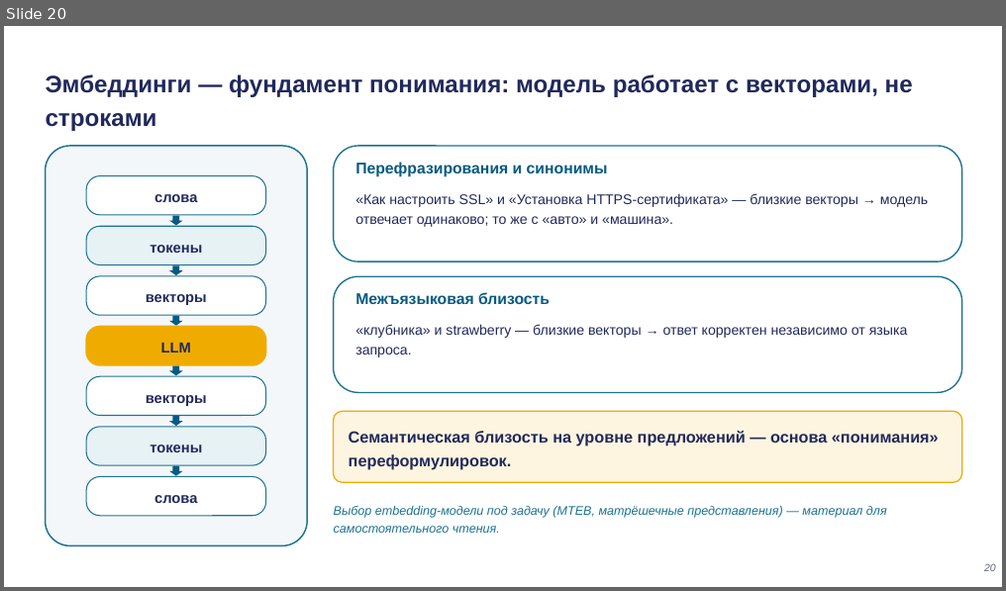
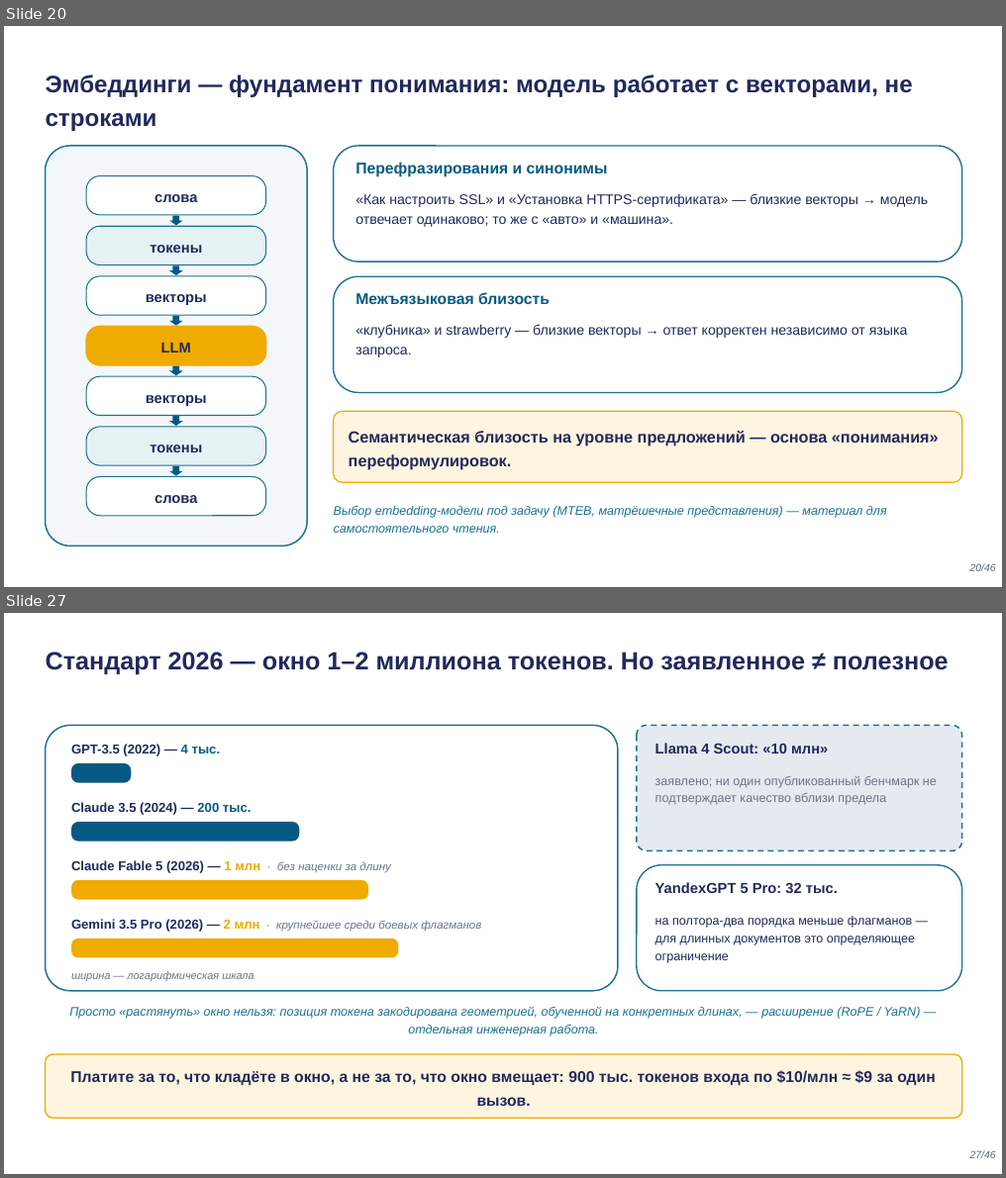
Before and after one commit to tellina-study/AI-usage-lessons, a slide deck: library/lectures/lec-02/rendered/lec-02.pptx. Shown one above the other, each under a label of ours: slide 20 before the commit, slides 20 and 27 after it; the slides between them are not shown. The pictures are 1006x591 and 1006x1178 pixels, drawn with LibreOffice and Linux fonts; fonts in the diff are those of the drawing. Boxes give left, top, right and bottom in pixels: in the first picture for what was removed or moved away, otherwise in the second. Text is boxed around its words. In the diff, an @@ line names an element or a change of style, - is before the commit and + after.

```diff
--- a/library/lectures/lec-02/rendered/lec-02.pptx
+++ b/library/lectures/lec-02/rendered/lec-02.pptx
@@ slide 27 added at (4, 613, 1002, 1174), background #FFFFFF @@
@@ text added at (46, 652, 948, 674), 24 pt, text #21295C, bold @@
+Стандарт 2026 — окно 1–2 миллиона токенов. Но заявленное ≠ полезное
@@ rounded rectangle added at (46, 725, 618, 991), fill #FFFFFF, outline #1C7293 1.4 pt @@
@@ rounded rectangle added at (637, 725, 962, 851), fill #E5EAF0, outline #1C7293 1.4 pt dashed @@
@@ text added at (71, 744, 221, 757), 12.5 pt, text #21295C, bold @@
+GPT-3.5 (2022) — 4 тыс.
@@ text added at (655, 743, 828, 754), 14 pt, text #21295C, bold @@
+Llama 4 Scout: «10 млн»
@@ rounded rectangle added at (71, 763, 132, 783), fill #065A82 @@
@@ text added at (655, 775, 937, 805), 12 pt, text #6B7685 @@
+заявлено; ни один опубликованный бенчмарк не подтверждает качество вблизи предела
@@ text added at (71, 802, 252, 815), 12.5 pt, text #21295C, bold @@
+Claude 3.5 (2024) — 200 тыс.
@@ rounded rectangle added at (71, 822, 300, 842), fill #065A82 @@
@@ text added at (71, 861, 390, 873), 12.5 pt, text #21295C, bold @@
+Claude Fable 5 (2026) — 1 млн · без наценки за длину
@@ rounded rectangle added at (637, 865, 962, 991), fill #FFFFFF, outline #1C7293 1.3 pt @@
@@ rounded rectangle added at (71, 880, 368, 900), fill #F0AB00 @@
@@ text added at (655, 882, 838, 893), 14 pt, text #21295C, bold @@
+YandexGPT 5 Pro: 32 тыс.
@@ text added at (71, 919, 481, 932), 11 pt, text #6B7685, italic @@
+Gemini 3.5 Pro (2026) — 2 млн · крупнейшее среди боевых флагманов
@@ rounded rectangle added at (71, 939, 399, 959), fill #F0AB00 @@
@@ text added at (655, 916, 915, 963), 12 pt, text #21295C @@
+на полтора-два порядка меньше флагманов — для длинных документов это определяющее ограничение
@@ text added at (71, 971, 254, 981), 10.5 pt, text #6B7685, italic @@
+ширина — логарифмическая шкала
@@ text added at (69, 1007, 921, 1037), 12 pt, text #1C7293, italic @@
+Просто «растянуть» окно нельзя: позиция токена закодирована геометрией, обученной на конкретных длинах, — расширение (RoPE / YaRN) — отдельная инженерная работа.
@@ rounded rectangle added at (46, 1055, 962, 1118), fill #FEF5E0, outline #F0AB00 1.2 pt @@
@@ text added at (70, 1070, 936, 1106), 15 pt, text #21295C, bold @@
+Платите за то, что кладёте в окно, а не за то, что окно вмещает: 900 тыс. токенов входа по $10/млн ≈ $9 за один вызов.
@@ text added at (970, 1151, 996, 1158), 10 pt, text #5B6678, italic @@
+27/46
@@ slide 20 changed as well @@
@@ text at (970, 564, 996, 571): text changed @@
-20
+20/46
```
Also in this commit, not shown: 19 other slides changed, 25 other slides added, 17 other files.
